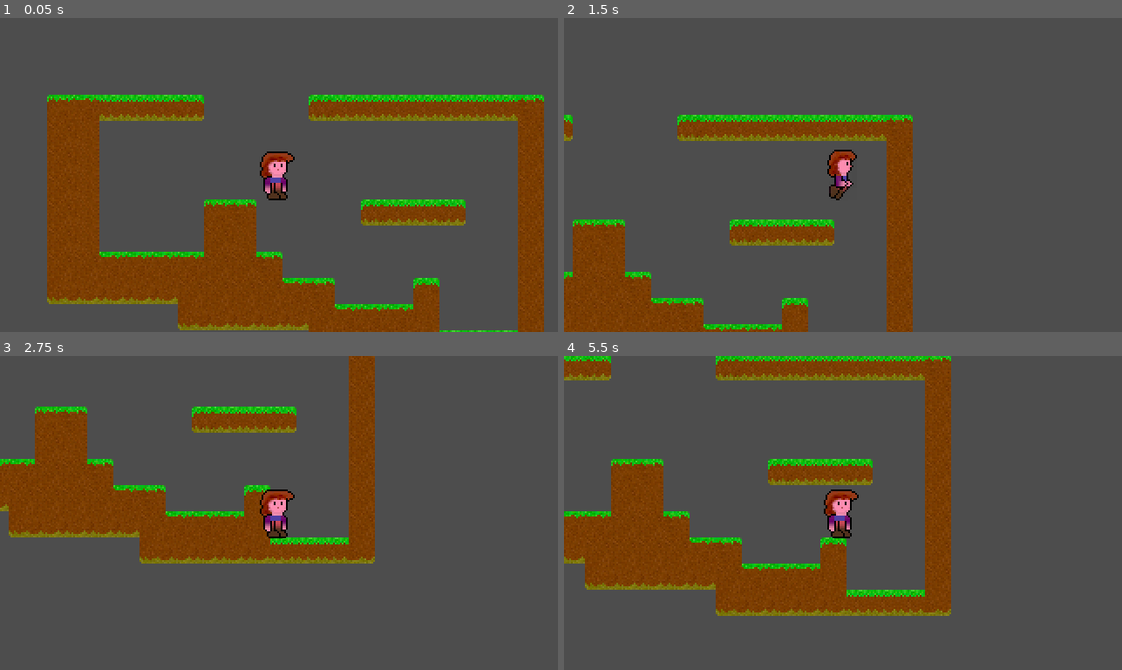
Above: before the commit, frames 1-4 (two rows, left to right).
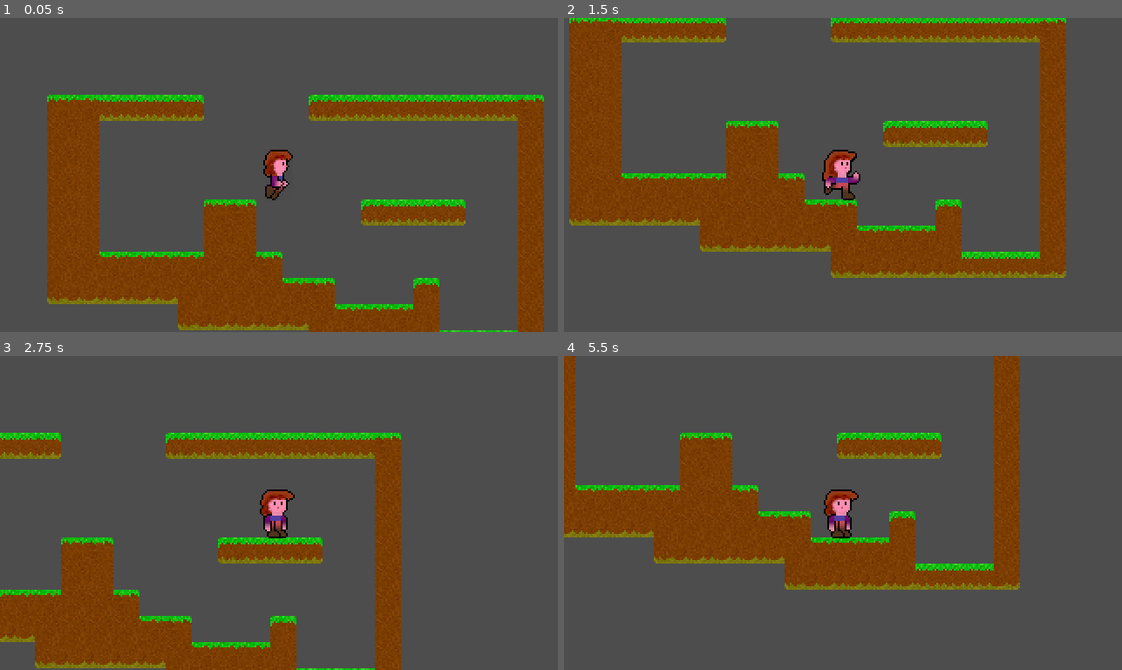
Above: after the commit, the same moments.

Repository: Teaching-myself-Godot/godot-zelia
Game: Godot game, scene res://world.tscn
Same seed, same stepped clock (60 frames per second), same inputs: the game is played once before the commit and once after it.
Inputs (mouse positions are in pixels of both pictures, inside the frame that each line leads up to):
- Up to frame 1 (0.05 s): no input
- Up to frame 2 (1.5 s): tap Enter at 0.5 s; move the mouse to (965, 159) at 0.52 s; press the mouse at (965, 159) at 0.53 s; hold D (Run right) from 0.53 s (still down); tap W (Jump) at 0.77, 0.8, 1.07, 1.35 s; move the mouse to (731, 190) at 1.27 s; release the mouse at (731, 190) at 1.28 s
- Up to frame 3 (2.75 s): tap W (Jump) at 1.52, 1.82, 2.3 s; click (167, 528) at 1.55 s; move the mouse to (334, 443) at 2.02 s; release D (Run right) at 2.03 s; press the mouse at (334, 443) at 2.03 s; hold A (Run left) from 2.03 s (still down)
- Up to frame 4 (5.5 s): tap Space at 2.75 s; move the mouse to (815, 575) at 2.77 s; release A (Run left) at 2.78 s; release the mouse at (815, 575) at 2.78 s; hold D (Run right) 2.78-4.28 s; click (815, 575) at 2.85 s; tap W (Jump) at 3.02, 3.32, 3.6, 3.77, 4.07, 4.52, 4.82, 5.3 s; move the mouse to (1010, 560) at 3.52 s; move the mouse to (675, 465) at 4.27 s; hold A (Run left) 4.28-5.03 s; click (675, 465) at 4.35 s; move the mouse to (870, 513) at 5.02 s; press the mouse at (870, 513) at 5.03 s; hold D (Run right) from 5.03 s (still down)

The runs differ from the first frame. In frame 1, 0.5% of the frame differs, in the area x 46-53%, y 41-59%; in frame 2, 41%, in the area x 0-90%, y 0-100%; in frame 3, 34%; in frame 4, 33%.

Commit message:
Letting Zelia stop moving on the x-axis while casting

Diff:
--- a/player/player.gd
+++ b/player/player.gd
@@ -25,11 +25,33 @@
 
 # Changed _process to _physics_process
 func _physics_process(delta):
-	# Apply the gravity.
 	velocity.y += gravity * delta
 
-	# Update the MovementState based on the collisions observed
-	if movement_state == MovementState.AIRBORNE:
+	# Set initial movement state
+	if Input.is_action_pressed("Fireball button"):
+		movement_state = MovementState.CASTING
+		# base the angle of casting on the position of the mouse
+		# relative to Zelia or on the L-stick
+		if Input.is_action_pressed("Left mouse button"):
+			cast_angle = (get_global_mouse_position() - position).normalized().angle()
+		else:
+			cast_angle = Vector2(Input.get_joy_axis(0, JOY_AXIS_LEFT_X), Input.get_joy_axis(0, JOY_AXIS_LEFT_Y)).normalized().angle()
+	elif is_on_floor():
+		movement_state = MovementState.IDLE
+	else:
+		movement_state = MovementState.AIRBORNE
+
+	# Update movement state, velocity and orientation based on the combo of
+	# her current movement state and environmental factors
+	if movement_state == MovementState.CASTING:
+		# She cannot run or move on x-axis in the air while casting
+		velocity.x = 0
+		# base her orientation on the angle of casting as well
+		if cast_angle > -(PI * 0.5) and cast_angle < PI * 0.5:
+			orientation = Orientation.RIGHT
+		else:
+			orientation = Orientation.LEFT
+	elif movement_state == MovementState.AIRBORNE:
 		# If she's airborne right now
 		if is_on_floor():
 			# .. and hits the floor, she's idle
@@ -45,7 +67,7 @@
 		else:
 			velocity.x = 0
 	else:
-		# Else we are not airborne right now
+		# Else we are neither casting nor airborne right now
 		if Input.is_action_pressed("Run right"):
 			# so we run right when run right is pressed
 			orientation = Orientation.RIGHT
@@ -61,27 +83,13 @@
 			velocity.x = 0
 			movement_state = MovementState.IDLE
 
-	if Input.is_action_pressed("Fireball button"):
-		movement_state = MovementState.CASTING
-		# base the angle of casting on the position of the mouse
-		# relative to Zelia or on the L-stick
-		if Input.is_action_pressed("Left mouse button"):
-			cast_angle = (get_global_mouse_position() - position).normalized().angle()
-		else:
-			cast_angle = Vector2(Input.get_joy_axis(0, JOY_AXIS_LEFT_X), Input.get_joy_axis(0, JOY_AXIS_LEFT_Y)).normalized().angle()
-		# base her orientation on the angle of casting as well
-		if cast_angle > -(PI * 0.5) and cast_angle < PI * 0.5:
-			orientation = Orientation.RIGHT
-		else:
-			orientation = Orientation.LEFT
+		# Handle Jump, only when on the floor
+		if Input.is_action_just_pressed("Jump") and is_on_floor():
+			$JumpSound.play()
+			movement_state = MovementState.AIRBORNE
+			velocity.y = jump_speed
 
-	# Handle Jump, only when on the floor
-	if Input.is_action_just_pressed("Jump") and is_on_floor():
-		$JumpSound.play()
-		movement_state = MovementState.AIRBORNE
-		velocity.y = jump_speed
-
-	# This code has not changed
+	# Determine sprite based on movement state
 	match (movement_state):
 		MovementState.RUNNING:
 			$AnimatedSprite2D.animation = "running"
@@ -97,5 +105,5 @@
 	else:
 		$AnimatedSprite2D.flip_h = false
 
-	# Yet this is new
+	# Apply 2d physics engine's movement
 	move_and_slide()
